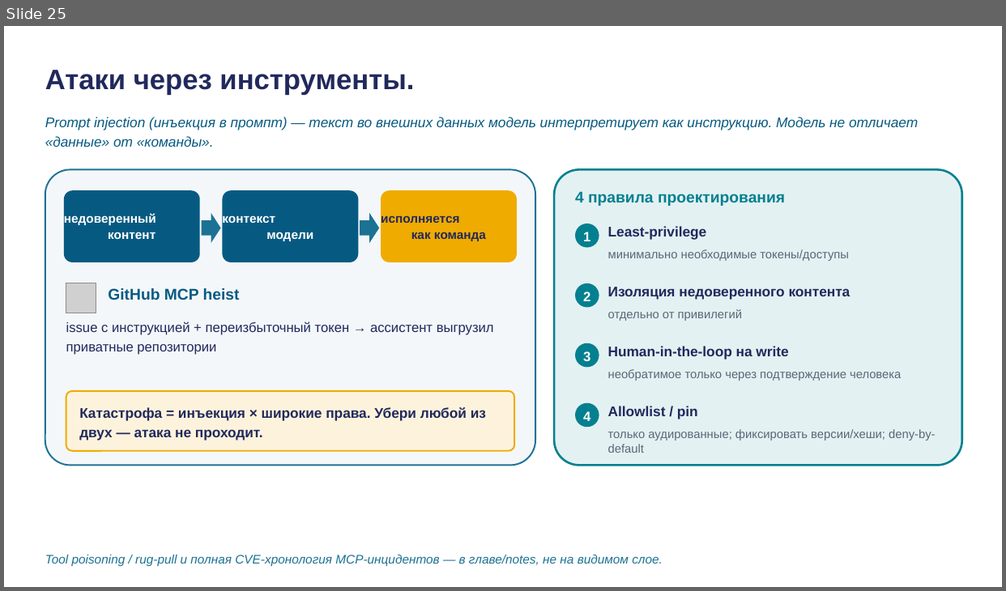
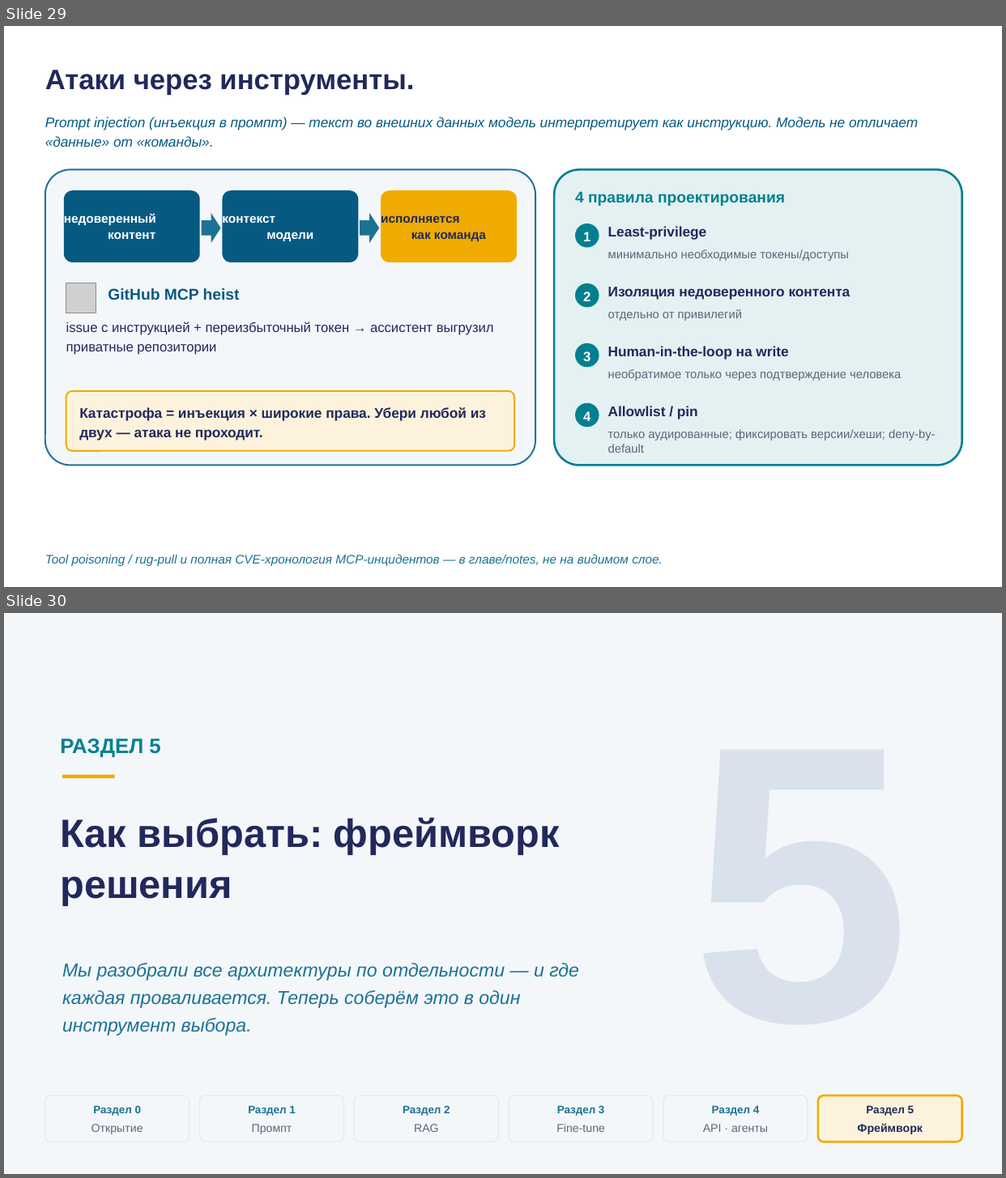
Before and after one commit to tellina-study/AI-usage-lessons, a slide deck: library/lectures/lec-03/rendered/lec-03.pptx. Shown one above the other, each under a label of ours: slide 25 before the commit, slides 29 and 30 after it. The pictures are 1006x591 and 1006x1178 pixels, drawn with LibreOffice and Linux fonts; fonts in the diff are those of the drawing; grey boxes stand for pictures. Boxes give left, top, right and bottom in pixels: in the first picture for what was removed or moved away, otherwise in the second. Text is boxed around its words. In the diff, an @@ line names an element or a change of style, - is before the commit and + after.

```diff
--- a/library/lectures/lec-03/rendered/lec-03.pptx
+++ b/library/lectures/lec-03/rendered/lec-03.pptx
@@ slide 30 added at (4,613,1002,1174), background #F4F7FA @@
@@ text added at (691,664,910,1105), 380 pt, text #D9E2EC, bold @@
+5
@@ text added at (60,739,160,757), 20 pt, text #028090, bold @@
+РАЗДЕЛ 5
@@ rectangle added at (62,775,115,778), fill #F0AB00 @@
@@ text added at (60,817,560,905), 38 pt, text #21295C, bold @@
+Как выбрать: фреймворк решения
@@ text added at (62,963,579,1036), 18 pt, text #1C7293, italic @@
+Мы разобрали все архитектуры по отдельности — и где каждая проваливается. Теперь соберём это в один инструмент выбора.
@@ rounded rectangle added at (45,1096,189,1142), fill #F4F7FA, outline #E5EAF0 1 pt @@
@@ rounded rectangle added at (200,1096,345,1142), fill #F4F7FA, outline #E5EAF0 1 pt @@
@@ rounded rectangle added at (355,1096,499,1142), fill #F4F7FA, outline #E5EAF0 1 pt @@
@@ rounded rectangle added at (509,1096,654,1142), fill #F4F7FA, outline #E5EAF0 1 pt @@
@@ rounded rectangle added at (663,1096,808,1142), fill #F4F7FA, outline #E5EAF0 1 pt @@
@@ rounded rectangle added at (819,1096,963,1142), fill #FDF3DC, outline #F0AB00 2 pt @@
@@ text added at (93,1105,141,1116), 10.5 pt, text #1C7293, bold @@
+Раздел 0
@@ text added at (248,1105,295,1116), 10.5 pt, text #1C7293, bold @@
+Раздел 1
@@ text added at (403,1105,450,1116), 10.5 pt, text #1C7293, bold @@
+Раздел 2
@@ text added at (557,1105,604,1116), 10.5 pt, text #1C7293, bold @@
+Раздел 3
@@ text added at (712,1105,759,1116), 10.5 pt, text #1C7293, bold @@
+Раздел 4
@@ text added at (866,1105,914,1116), 10.5 pt, text #21295C, bold @@
+Раздел 5
@@ text added at (91,1124,143,1135), 11 pt, text #5B6678 @@
+Открытие
@@ text added at (252,1124,292,1135), 11 pt, text #5B6678 @@
+Промпт
@@ text added at (414,1124,439,1132), 11 pt, text #5B6678 @@
+RAG
@@ text added at (556,1124,605,1132), 11 pt, text #5B6678 @@
+Fine-tune
@@ text added at (703,1124,768,1132), 11 pt, text #5B6678 @@
+API · агенты
@@ text added at (857,1123,923,1135), 11 pt, text #21295C, bold @@
+Фреймворк
@@ what was slide 25 is now slide 29 @@
```
Also in this commit, not shown: 1 slide changed, 5 other slides added, 30 other files.
